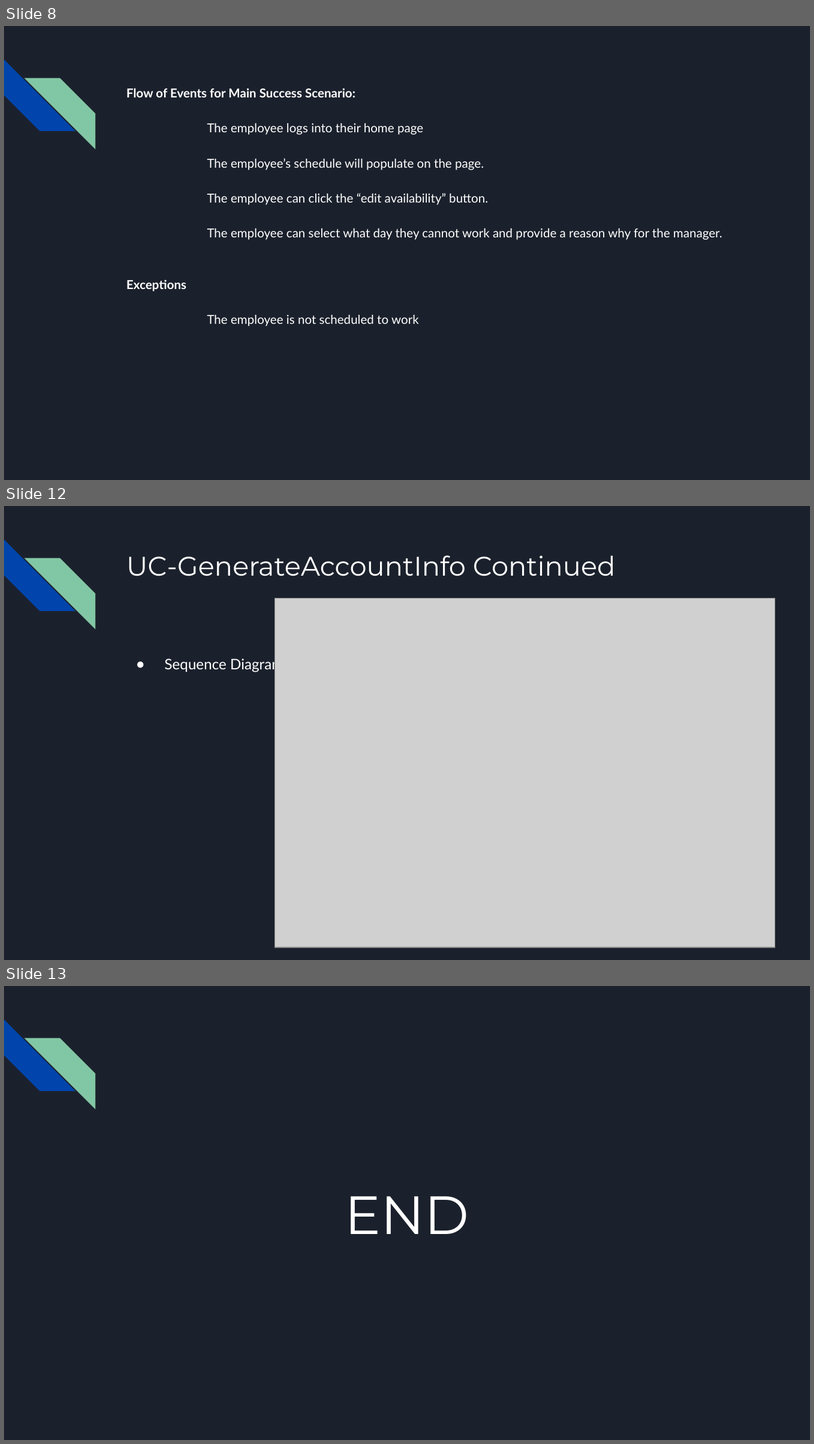
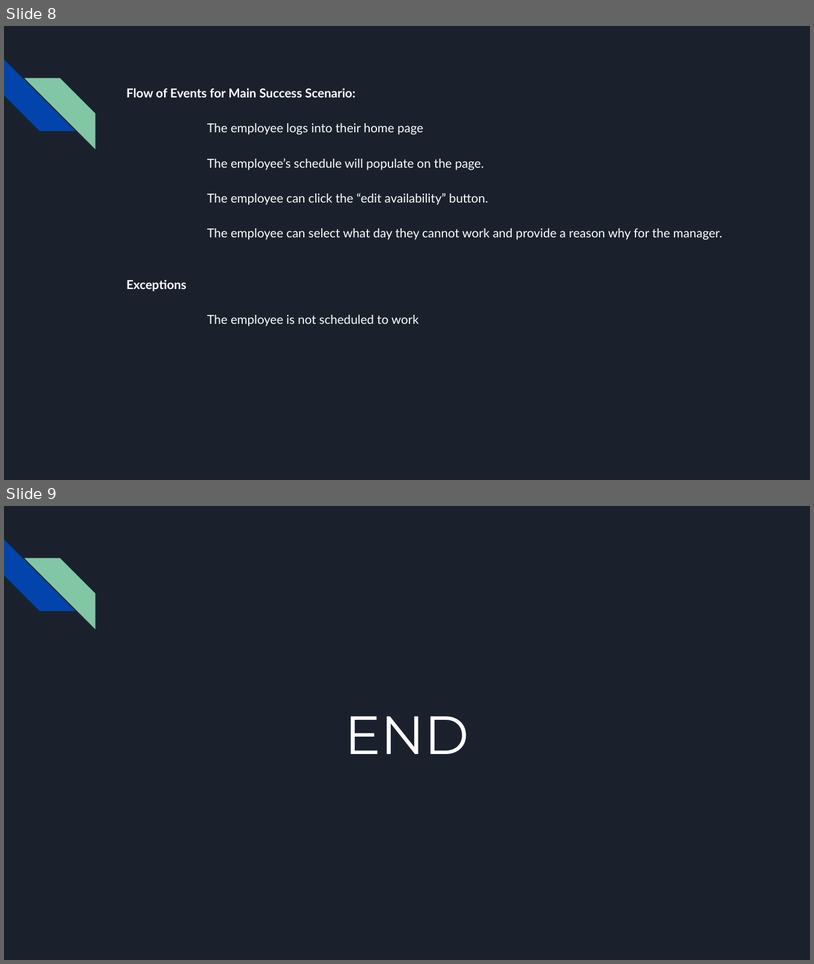
Before and after one commit to GraydonPeck/CSI4999Project, a slide deck: Documentation/4999 - Sprint5.pptx. Shown one above the other, each under a label of ours: slides 8, 12 and 13 before the commit, slides 8 and 9 after it; the slides between them are not shown. The pictures are 814x1444 and 814x964 pixels, drawn with LibreOffice and Linux fonts; fonts in the diff are those of the drawing; grey boxes stand for pictures. Boxes give left, top, right and bottom in pixels: in the first picture for what was removed or moved away, otherwise in the second. Text is boxed around its words. In the diff, an @@ line names an element or a change of style, - is before the commit and + after.

```diff
--- a/Documentation/4999 - Sprint5.pptx
+++ b/Documentation/4999 - Sprint5.pptx
@@ slide 12 removed at [4,506,810,960], background #1B212C; not listed: 2 template elements that a slide beside it also shows @@
@@ title removed at [126,555,616,576] @@
-UC-GenerateAccountInfo Continued
@@ picture removed at [275,598,775,946] @@
@@ text removed at [165,656,284,672] @@
-● Sequence Diagram
@@ what was slide 13 is now slide 9 @@
```
Also in this commit, not shown: 3 other slides removed.
